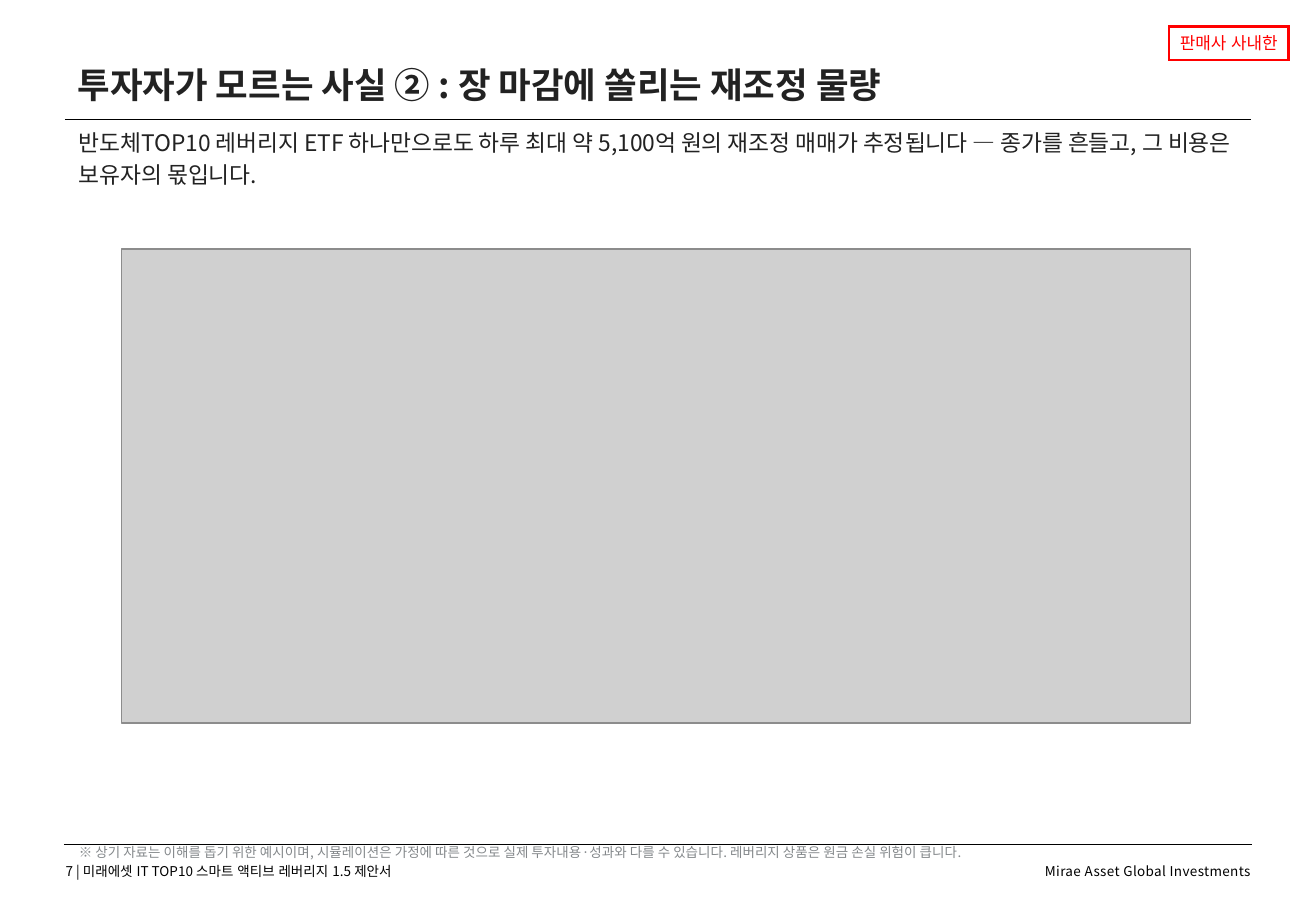
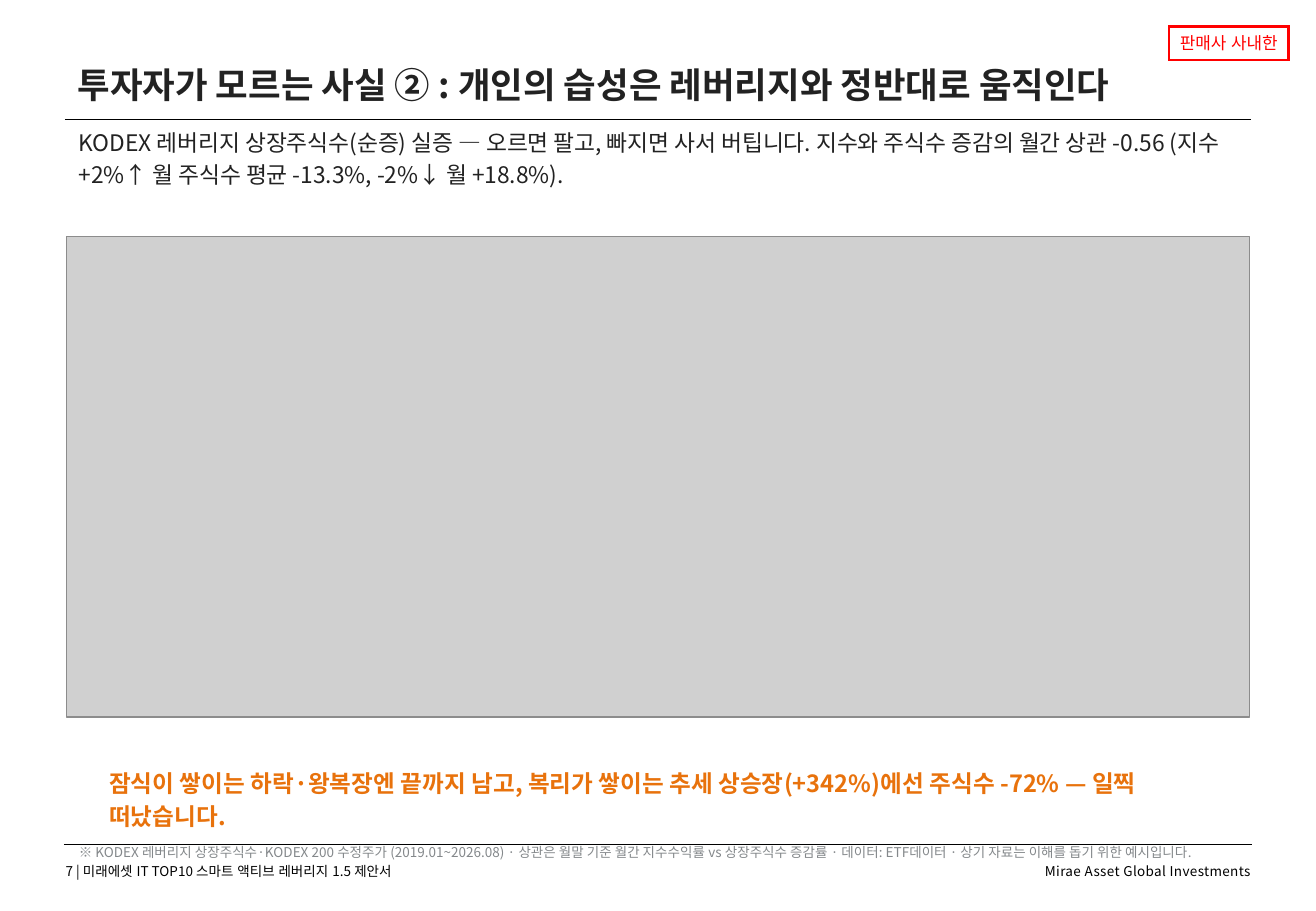
Before and after one commit to gamer383-bit/Volatility-Fund, a slide deck: slide 7 of 제안서/IT_TOP10_스마트액티브레버리지15_v1_20260812.pptx. Drawn at 1316x911 pixels with LibreOffice and Linux fonts; fonts in the diff are those of the drawing; grey boxes stand for pictures. Boxes give left, top, right and bottom in pixels: in the first picture for what was removed or moved away, otherwise in the second. Text is boxed around its words. In the diff, an @@ line names an element or a change of style, - is before the commit and + after.

```diff
--- a/제안서/IT_TOP10_스마트액티브레버리지15_v1_20260812.pptx
+++ b/제안서/IT_TOP10_스마트액티브레버리지15_v1_20260812.pptx
@@ text at (78,68,1109,102): text changed @@
-투자자가 모르는 사실 ② : 장 마감에 쏠리는 재조정 물량
+투자자가 모르는 사실 ② : 개인의 습성은 레버리지와 정반대로 움직인다
@@ text at (79,132,1220,187): text changed @@
-반도체TOP10 레버리지 ETF 하나만으로도 하루 최대 약 5,100억 원의 재조정 매매가 추정됩니다 — 종가를 흔들고, 그 비용은 보유자의 몫입니다.
+KODEX 레버리지 상장주식수(순증) 실증 — 오르면 팔고, 빠지면 사서 버팁니다. 지수와 주식수 증감의 월간 상관 -0.56 (지수 +2%↑ 월 주식수 평균 -13.3%, -2%↓ 월 +18.8%).
@@ picture: place and size @@
-picture at (122,249,1191,723)
+picture at (67,237,1249,717)
@@ text at (109,772,1135,827): text changed; size 8 to 14 pt; text colour #84888B to #E8720C; bold on @@
-※ 상기 자료는 이해를 돕기 위한 예시이며, 시뮬레이션은 가정에 따른 것으로 실제 투자내용·성과와 다를 수 있습니다. 레버리지 상품은 원금 손실 위험이 큽니다.
+잠식이 쌓이는 하락·왕복장엔 끝까지 남고, 복리가 쌓이는 추세 상승장(+342%)에선 주식수 -72% — 일찍 떠났습니다.
@@ text added at (95,844,1191,860), 8 pt, text #84888B @@
+※ KODEX 레버리지 상장주식수·KODEX 200 수정주가 (2019.01~2026.08) · 상관은 월말 기준 월간 지수수익률 vs 상장주식수 증감률 · 데이터: ETF데이터 · 상기 자료는 이해를 돕기 위한 예시입니다.
```
Also in this commit, not shown: 4 other slides changed, 1 slide removed, 8 other files.
